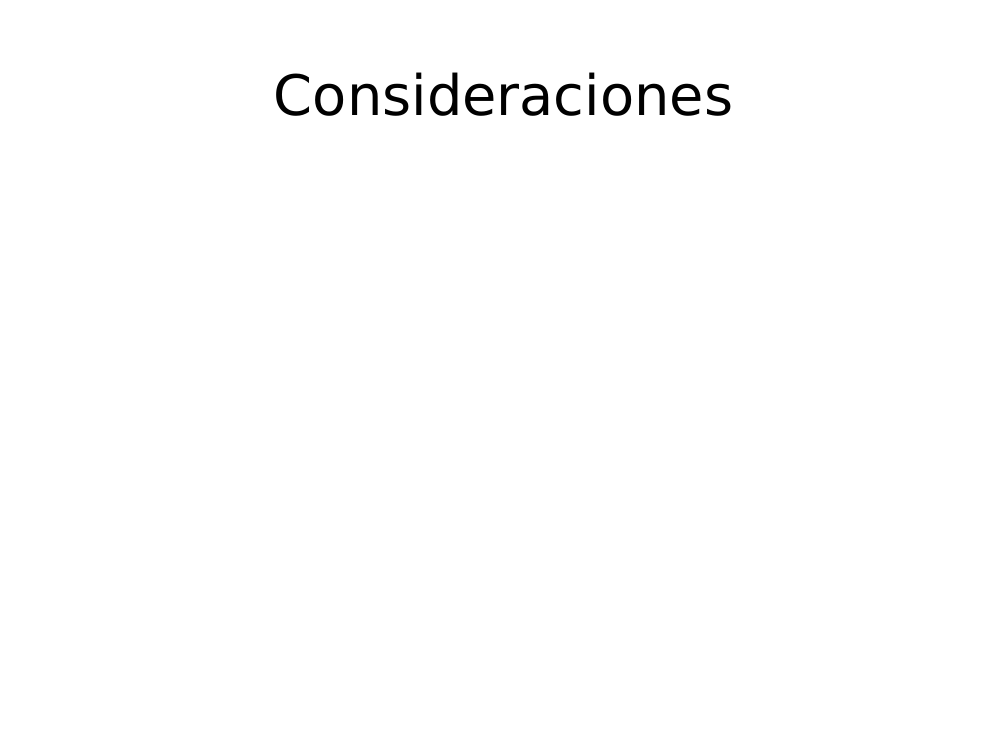
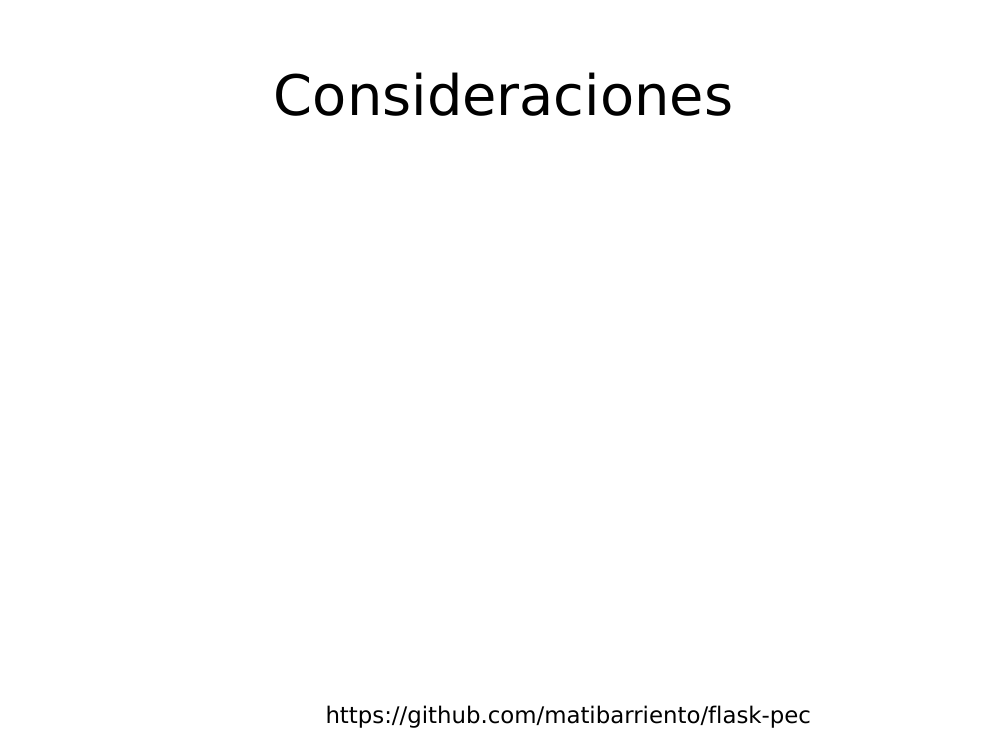
Before and after one commit to matibarriento/flask-pec, a slide deck: slide 2 of flaskpec.odp. Drawn at 1008x756 pixels with LibreOffice and Linux fonts; fonts in the diff are those of the drawing; background and template pictures are left out. Boxes give left, top, right and bottom in pixels: in the first picture for what was removed or moved away, otherwise in the second. Text is boxed around its words. In the diff, an @@ line names an element or a change of style, - is before the commit and + after.

```diff
--- a/flaskpec.odp
+++ b/flaskpec.odp
@@ text added at (326, 705, 811, 728), 18 pt, text #000000 @@
+https://github.com/matibarriento/flask-pec
```
Also in this commit, not shown: 2 other slides changed, 13 slides added, 1 slide removed.
